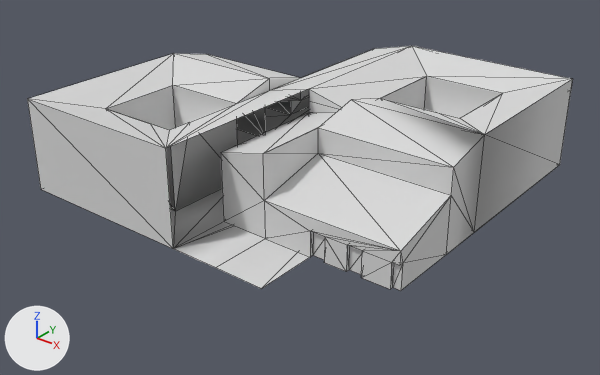
One commit to the OBJ model assets/stl_export/r2r2.obj: the scene before it, then after it.
Both versions are drawn from a 50 mm lens placed at (37.8, -48.3, 28.7), pointed at (0.6, -1.9, -0.1). Lighting does not change. The marker at lower left points along +X, +Y and +Z. The older version comes first. Mesh edges are drawn as thin lines. Where no turn or scale is listed for an object, it has been applied to the vertices. Vertices at exactly the same position are counted once.

Script lines for the objects in view, before the commit:
```python
me_r2r2 = bpy.data.meshes.new('r2r2')
me_r2r2.from_pydata(...)  # 99 vertices, 204 faces; spans x -15.0..15.0, y -15.0..15.0, z 0.0..7.5
me_r2r2.materials.append(mat_default)  # light grey #dadada
ob_r2r2 = bpy.data.objects.new('r2r2', me_r2r2)
ob_r2r2.location = (0.0, 0.0, 0.0)
```
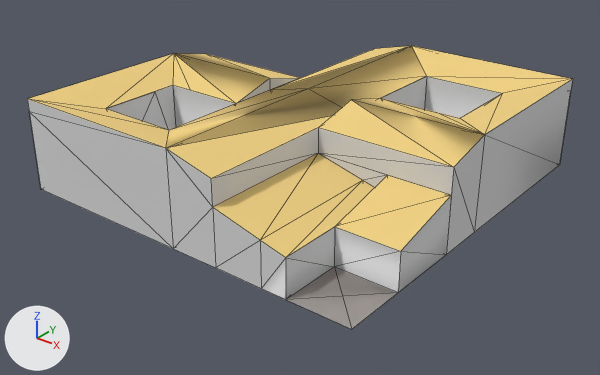
Boxes [x1, y1, x2, y2] around the edits, measured in the pictures (600 x 375 px; the box of a moved part takes in the faces that stretch with it):
'r2r2', reshaped (15% taller): before [27, 46, 573, 291]; after [27, 46, 573, 329]
part 1 of me_r2r2, moved or reshaped: before [27, 54, 474, 291]; after [27, 54, 474, 329]
part 2 of me_r2r2, recoloured (light grey to yellow): [29, 46, 572, 167] in both

What changed in the scene script:
```text
Add mat_material:
    mat_material = principled_material('Material')
    mat_material.base_color = (0.878, 0.639, 0.224)  # yellow #f1d182
    mat_material.roughness = 1.0
Add mat_cortyard:
    mat_cortyard = principled_material('cortyard')
    mat_cortyard.base_color = (0.878, 0.792, 0.651)  # pale yellow #f1e6d3
    mat_cortyard.roughness = 1.0
Add mat_road:
    mat_road = principled_material('road')
    mat_road.base_color = (0.537, 0.49, 0.467)  # light grey #c2bab6
    mat_road.roughness = 1.0
Change me_r2r2:
    used by ob_r2r2; location = (0.0, 0.0, 0.0)
    remove me_r2r2.from_pydata(...)  # 99 vertices, 204 faces; spans x -15.0..15.0, y -15.0..15.0, z 0.0..7.5
    add me_r2r2.from_pydata(...)  # 83 vertices, 188 faces; spans x -15.0..15.0, y -15.0..15.0, z 0.0..7.5
    me_r2r2 part 1
    31 vertices are removed from x -6.0..15.0, y -11.0..0.0, z 0.0..6.5
    95 faces are deleted
    15 vertices are added at x -15.0..15.0, y -15.0..-4.0, z 0.0..6.5
    19 new faces join them, mat_material (yellow #f1d182)
    56 new faces join them, mat_default (light grey #dadada)
    4 new faces join them, mat_road (light grey #c2bab6)
    me_r2r2 part 2: 27 faces spanning x -15.0..15.0, y -15.0..15.0, z 3.0..7.5 switch from mat_default (light grey #dadada) to mat_material (yellow #f1d182)
    add me_r2r2.materials.append(mat_cortyard)  # pale yellow #f1e6d3
    add me_r2r2.materials.append(mat_road)  # light grey #c2bab6
```
